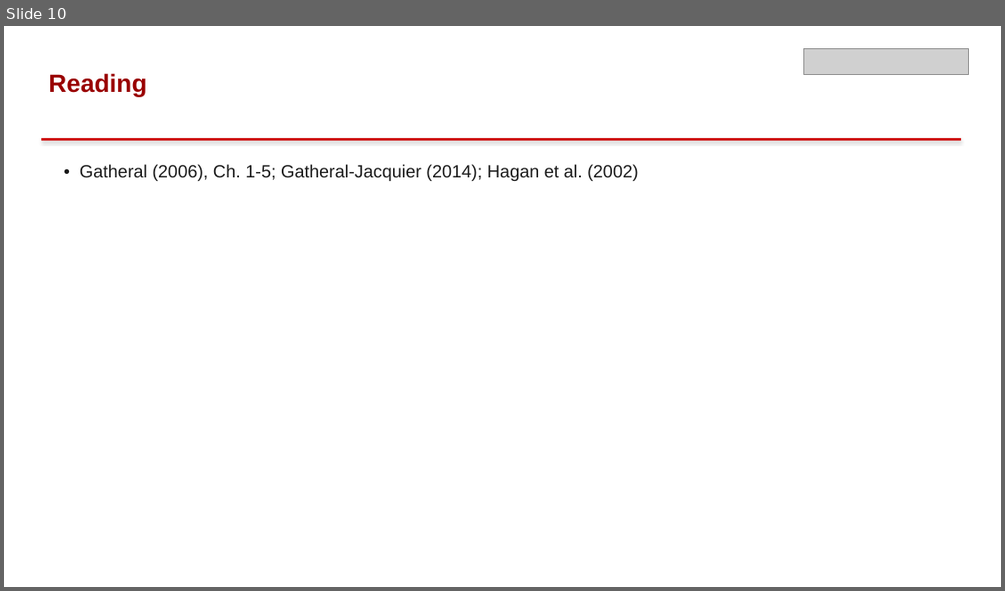
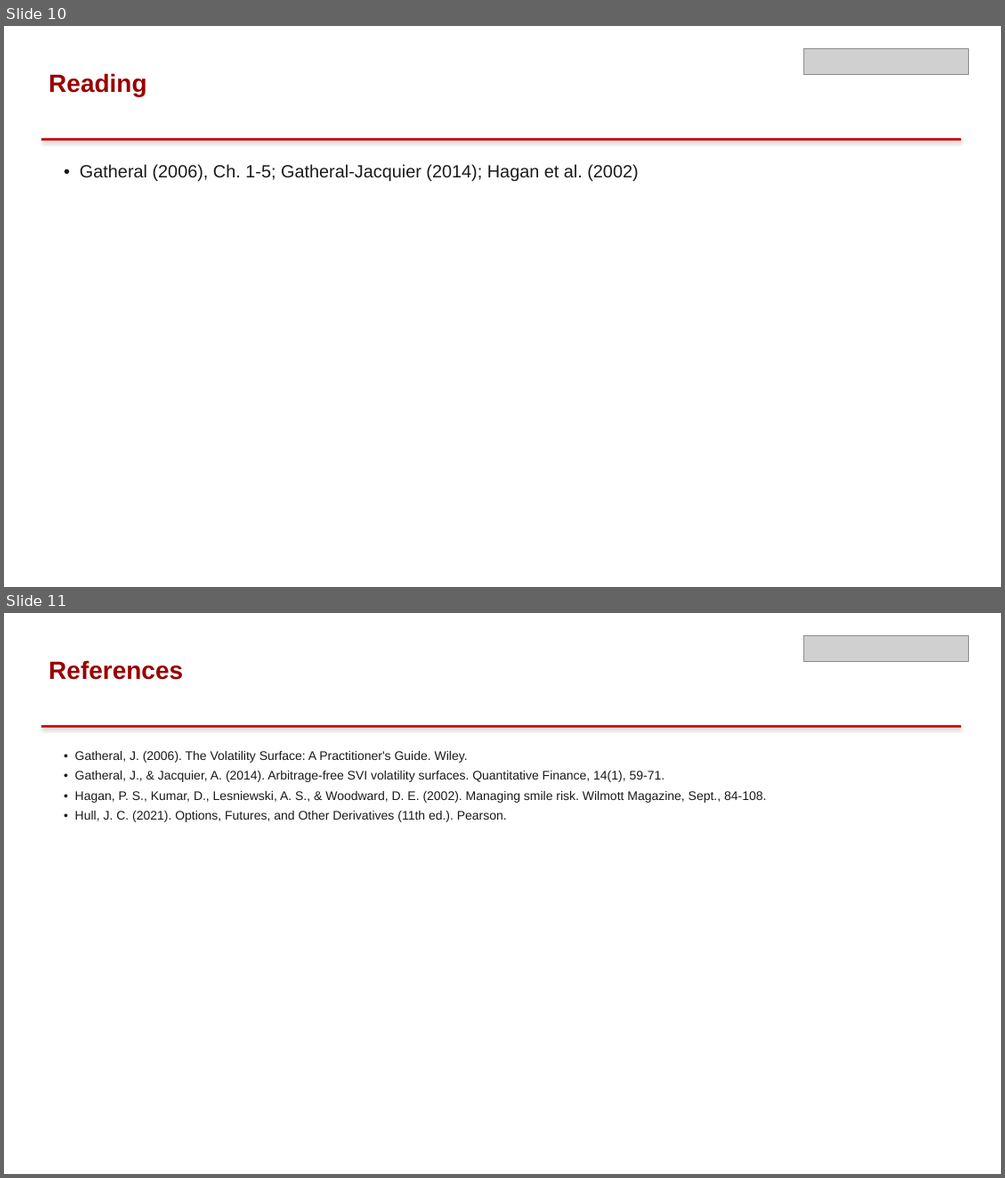
Before and after one commit to dendisuhubdy/ncsu_finmath_summer_2026, a slide deck: weekly_presentations/week06_vol_surface.pptx. Shown one above the other, each under a label of ours: slide 10 before the commit, slides 10 and 11 after it. The pictures are 1005x591 and 1005x1178 pixels, drawn with LibreOffice and Linux fonts; fonts in the diff are those of the drawing; grey boxes stand for pictures. Boxes give left, top, right and bottom in pixels: in the first picture for what was removed or moved away, otherwise in the second. Text is boxed around its words. In the diff, an @@ line names an element or a change of style, - is before the commit and + after.

```diff
--- a/weekly_presentations/week06_vol_surface.pptx
+++ b/weekly_presentations/week06_vol_surface.pptx
@@ slide 11 added at [4,613,1001,1174], background #FFFFFF @@
@@ picture added at [804,635,969,662] @@
@@ text added at [48,660,183,680], 24 pt, text #990000, bold @@
+References
@@ rectangle added at [41,725,961,728], fill #CC0000 @@
@@ text added at [75,751,766,822], 12 pt, text #1A1A1A @@
+• Gatheral, J. (2006). The Volatility Surface: A Practitioner's Guide. Wiley.
+• Gatheral, J., & Jacquier, A. (2014). Arbitrage-free SVI volatility surfaces. Quantitative Finance, 14(1), 59-71.
+• Hagan, P. S., Kumar, D., Lesniewski, A. S., & Woodward, D. E. (2002). Managing smile risk. Wilmott Magazine, Sept., 84-108.
+• Hull, J. C. (2021). Options, Futures, and Other Derivatives (11th ed.). Pearson.
```
Also in this commit, not shown: 30 other files.
